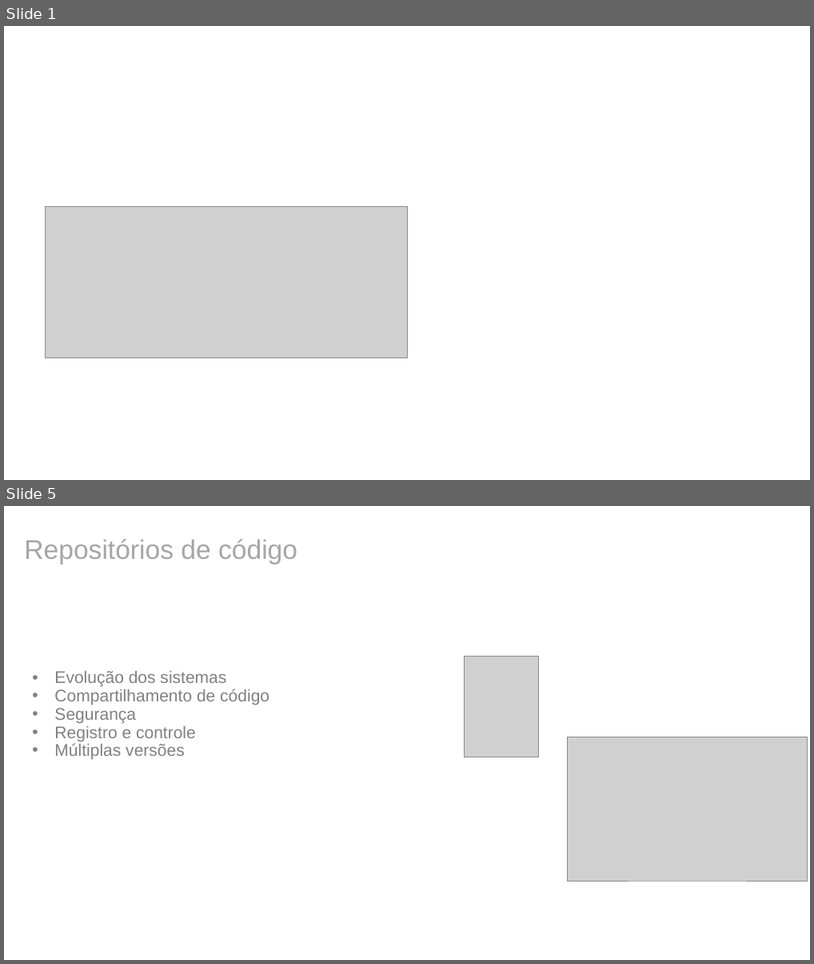
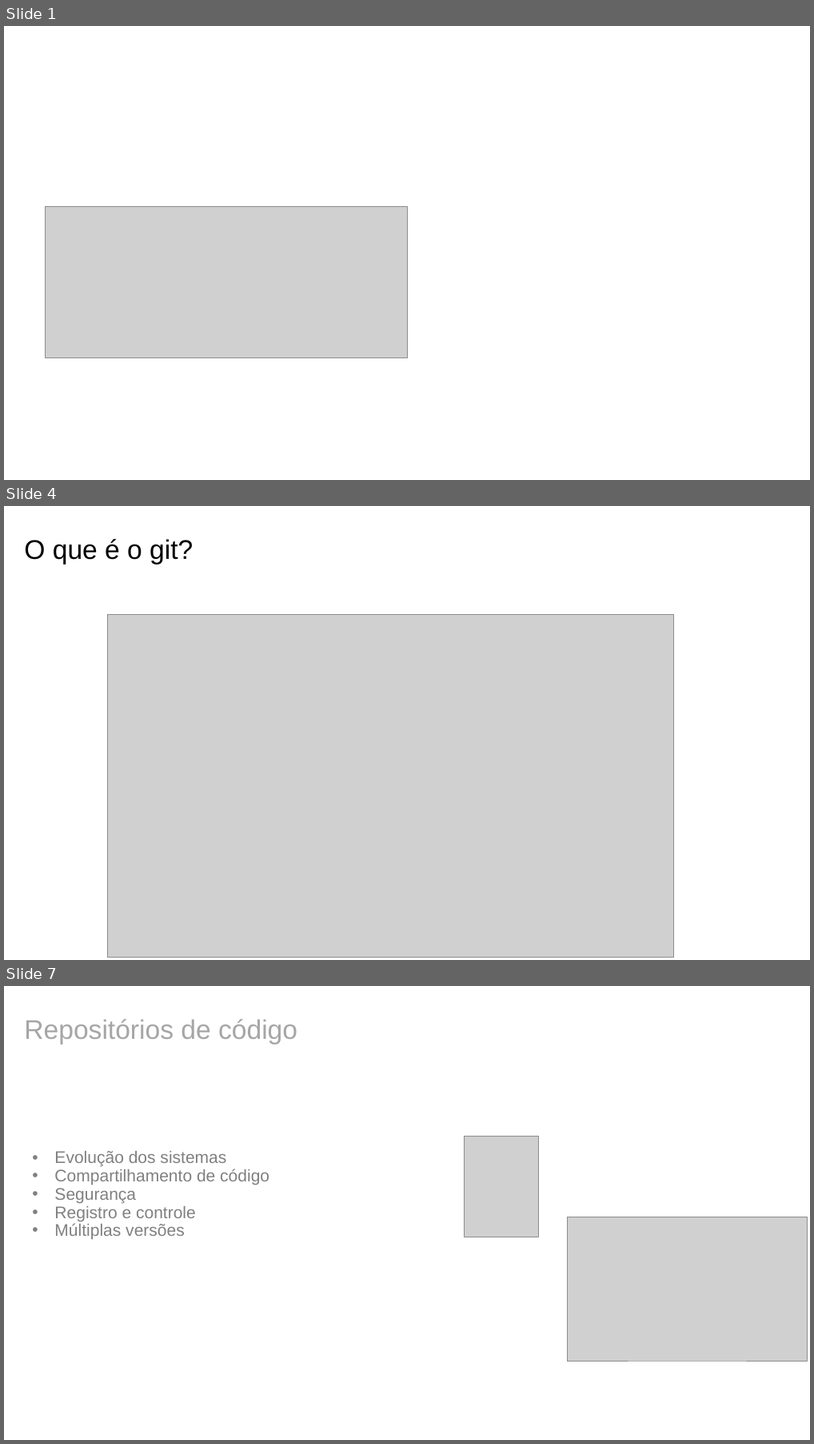
Before and after one commit to yunoguthi/testeCursoGit, a slide deck: git.pptx. Shown one above the other, each under a label of ours: slides 1 and 5 before the commit, slides 1, 4 and 7 after it; the slides between them are not shown. The pictures are 814x964 and 814x1444 pixels, drawn with LibreOffice and Linux fonts; fonts in the diff are those of the drawing; grey boxes stand for pictures; background and template pictures are left out. Boxes give left, top, right and bottom in pixels: in the first picture for what was removed or moved away, otherwise in the second. Text is boxed around its words. In the diff, an @@ line names an element or a change of style, - is before the commit and + after.

```diff
--- a/git.pptx
+++ b/git.pptx
@@ slide 4 added at <box>4,506,810,960</box>, background #FFFFFF @@
@@ text added at <box>24,539,193,564</box>, 32 pt, text #000000 @@
+O que é o git?
@@ picture added at <box>107,614,674,956</box> @@
@@ what was slide 5 is now slide 7 @@
```
Also in this commit, not shown: 2 other slides added, 1 slide removed, 2 other files.
